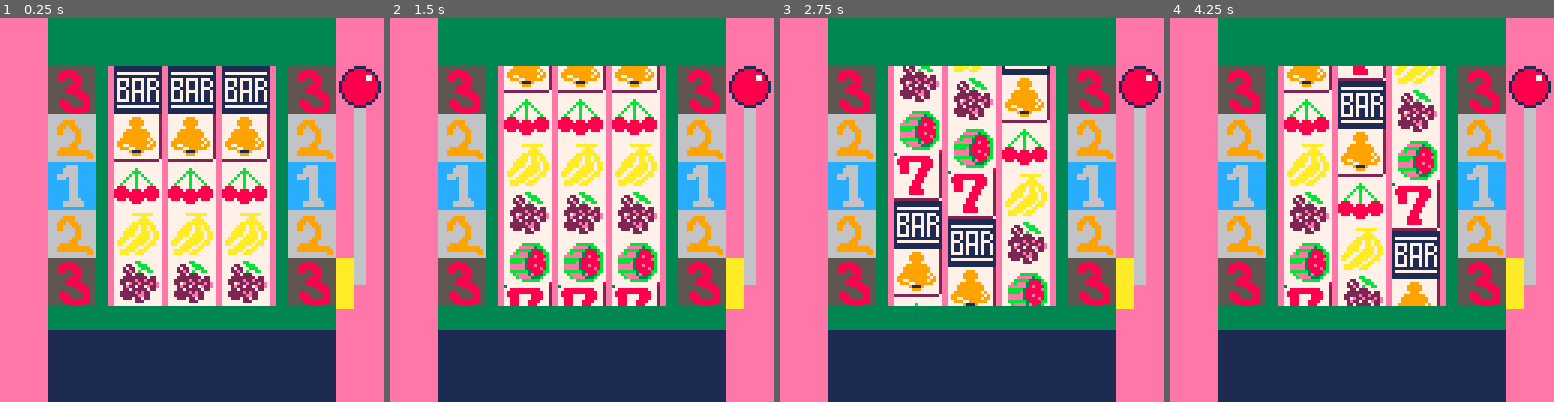
Above: before the commit, frames 1-4 (left to right).
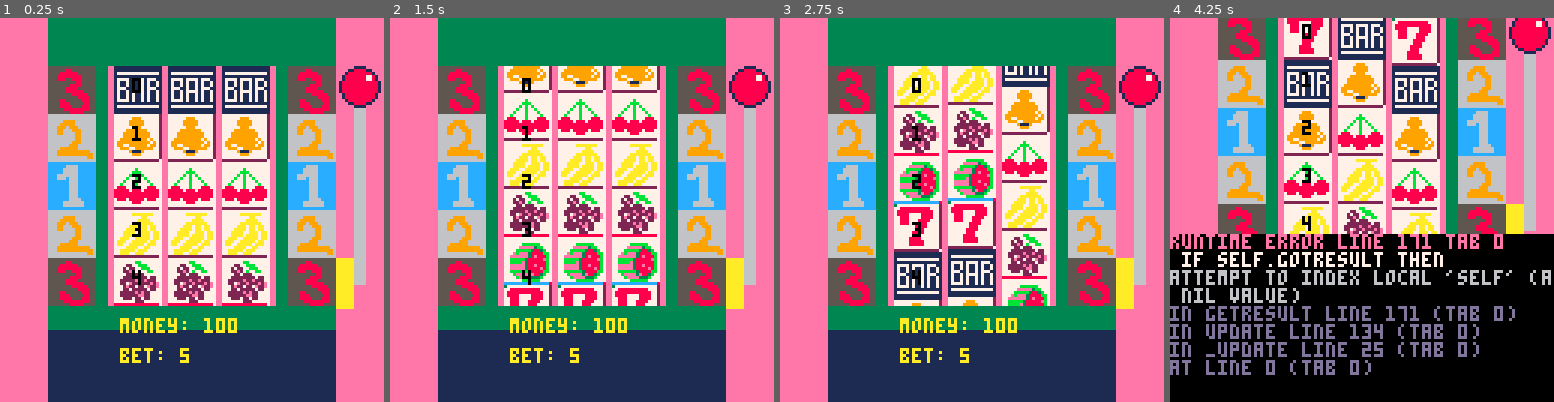
Above: after the commit, the same moments.

Repository: kjyong1983/pico8-slotmachine
Game: PICO-8 cartridge slot.p8
Same seed, same stepped clock (60 frames per second), same inputs: the game is played once before the commit and once after it.
Inputs:
- Up to frame 1 (0.25 s): no input
- Up to frame 2 (1.5 s): tap O (Z key) at 0.7 s
- Up to frame 3 (2.75 s): hold Right 1.6-2.1 s; tap O (Z key) at 1.7, 2.1, 2.5 s; hold Up 2.15-2.42 s; hold Right from 2.47 s (still down)
- Up to frame 4 (4.25 s): tap O (Z key) every 0.4 s from 2.9 to 4.1 s; release Right at 3.03 s; hold Left 3.08-3.58 s; hold Down 3.63-3.97 s; hold Right from 4.02 s (still down)

The runs differ from the first frame. In frame 1, 1.9% of the frame differs, in the area x 29-70%, y 15-90%; in frame 2, 2.1%; in frame 3, 16%; in frame 4, 75%, in the area x 0-100%, y 0-100%.
Error after the commit: runtime error line 171 tab 0; if self.gotresult then; attempt to index local 'self' (a nil value)

Commit message:
돈 추가, 슬롯 정렬

Diff:
--- a/slot.p8
+++ b/slot.p8
@@ -4,22 +4,33 @@
 --main
 
 function _init()
+
  slots = {
 		s1 = slot:new(38,1),
 		s2 = slot:new(56,1),
 		s3 = slot:new(74,1)
 	}
 
+ game:init()
  bg:init()
+ lever:init()
+ money:init()
+
+ debug:init()
 end
 
 function _update()
 
 	game:update()
+
  lever:update()
  for k,v in pairs(slots) do
   v:update()
  end
+
+ money:update()
+
+ debug:update()
 end
 
 
@@ -31,10 +42,10 @@
  end
 
  bg:draw()
-
  lever:draw()
-
--- debug:draw()
+ money:draw()
+
+ debug:draw()
 end
 -->8
 --slot
@@ -64,17 +75,27 @@
 	self.maxdy = 10
  self.spridx = _spridx
  self.isrolling = false
+ -- iswaitingforresult
+ self.iswaiting = false
+
+ self.gotresult=false
+
  setmetatable(self, slot)
  return self
 end
 
 function slot:start()
  self.isrolling = true
+ self.gotresult=false
 end
 
 function slot:stop()
  self.isrolling = false
-end
+ self.iswaiting = true
+
+ y1dsc=flrex(self.y,16)
+end
+
 function slot:update()
 
 	if self.isrolling == false then
@@ -104,6 +125,20 @@
  self.y = self.y + self.dy
  self.y2 = self.y2 + self.dy
 
+	if not self.isrolling and
+	       self.iswaiting then
+	 -- align slot
+  if self.y~=y1dsc then
+	  self.y = flr(self.y + 1)
+	  self.y2 = flr(self.y2 + 1)
+	 else
+ 	 printh('result: '..self.y)
+	  self.iswaiting=false
+	  self.getresult()
+	 end
+
+	end
+
  if	self.y > yend then
 	 self.y = ystart
  end
@@ -133,73 +168,100 @@
 	     2,2)
 	end
 
---	for i=1,7 do
---		sspr(-8+16*i, 0, 16, 16,
---	      self.x-16,
---	      self.y-sh+sh*i,
---	      sw, sh)
---	end
---
---	for i=1,7 do
---		sspr(-8+16*i, 0, 16, 16,
---	      self.x2-16,
---	      self.y2-sh+sh*i,
---	      sw, sh)
---	end
-
-end
-
+end
+
+function slot:getresult()
+ if self.gotresult then
+  return
+ end
+
+ self.gotresult=true
+
+ -- get 3 points, get flag
+ checkx=self.x+6
+
+ checky={}
+ for i=0,4 do
+  checky[i+1]=20+i*16
+ end
+
+-- checky1=20
+-- checky2=60
+-- checky3=90
+-- checky4=90
+-- checky5=90
+
+ r1=fget(self.x, checky[1])
+ r2=fget(self.x, checky[2])
+ r3=fget(self.x, checky[3])
+ r4=fget(self.x, checky[4])
+ r5=fget(self.x, checky[5])
+
+ printh('r1: '..r1)
+ printh('r2: '..r2)
+ printh('r3: '..r3)
+ printh('r4: '..r4)
+ printh('r5: '..r5)
+
+end
 -->8
 --game
 
-state = {}
 game = {}
-
 started = false
 phase = 'end'
-
 pressed = false
 
-money = 100
-
 function game:init()
 
 end
 
 function game:update()
+
+-- printh('game update phase: '..game.phase..' '..time())
 
  if not btn(4) then
   pressed = false
+--  printh('not btn4')
  end
 
  if btn(4) then
-
+--  printh('btn4 1')
   if pressed == true then
    return
   end
 
+--  printh('btn4 2')
   pressed = true
 
-  if started == false then
+  if not started then
+   printh('game start')
 	  started = true
 	  phase = '1'
 	  for k,v in pairs(slots) do
-	   --todo: start in order
 				v:start()
 	  end
 
-	 elseif phase == '1' then
+  elseif phase == '1' then
+   printh('game 1')
 	  slots.s1:stop()
 	  phase = '2'
 	 elseif phase == '2' then
+   printh('game 2')
 	  slots.s2:stop()
 	  phase = '3'
 
 	 elseif phase == '3' then
+   printh('game 3')
 	  slots.s3:stop()
 	  phase = 'end'
 	  started = false
 	 end
+…(5 lines of a section not shown)…
  end
 
 end
@@ -266,15 +328,69 @@
 
 debug={}
 function debug:init()
-
+ printh("----------")
+ printh("debug:init")
+ printh("----------")
+-- testmod()
 end
 
 function debug:update()
-
+-- adjustslot()
+
+end
+
+function adjustslot()
+ if btnp(0) then
+  slots.s1.y -= 1
+ end
+
+ if btnp(1) then
+  slots.s1.y += 1
+ end
+
+ if btnp(2) then
+  slots.s2.y -= 1
+ end
+
+ if btnp(3) then
+  slots.s2.y += 1
+ end
 end
 
 function debug:draw()
-
+-- testslot()
+testslotpos()
+
+end
+
+function testslotpos()
+	x1=44
+	y1=20
+ cursor(x1, y1)
+ print('0',x1,y1,0)
+
+	x1=44
+	y1=36
+ cursor(x1, y1)
+ print('1',x1,y1,0)
+
+	x1=44
+	y1=52
+ cursor(x1, y1)
+ print('2',x1,y1,0)
+
+	x1=44
+	y1=68
+ cursor(x1, y1)
+ print('3',x1,y1,0)
+
+	x1=44
+	y1=84
+ cursor(x1, y1)
+ print('4',x1,y1,0)
+end
+
+function testslot()
  s1y=slots.s1.y
  s1y2=slots.s1.y2
 
@@ -290,39 +406,68 @@
 
  d3=s3y2-s3y
 
-	print("s1y : "..s1y, 10, 10)
-	print("s1y2: "..s1y2, 10, 20)
-
-	print("d1: "..d1, 10, 30)
-
-	print("s2y : "..s2y, 10, 40)
-	print("s2y2: "..s2y2, 10, 50)
-
-	print("d2: "..d2, 10, 60)
-
-	print("s3y : "..s3y, 10, 70)
-	print("s3y2: "..s3y2, 10, 80)
-
-	print("d3: "..d3, 10, 90)
+	print("s1y : "..s1y, 0, 0)
+	print("s1y2: "..s1y2, 0, 10)
+
+	print("d1: "..d1, 0, 20)
+
+	print("s2y : "..s2y, 0, 30)
+	print("s2y2: "..s2y2, 0, 40)
+
+	print("d2: "..d2, 0, 50)
+
+	print("s3y : "..s3y, 0, 60)
+	print("s3y2: "..s3y2, 0, 70)
+
+	print("d3: "..d3, 0, 80)
+
+ print("flr s1y: "..flr(s1y),
+ 0, 90, 0)
+
+ mod=flr(s1y) % 16
+ print("mod: "..mod,
+ 0,95,0)
+
+ is16= (mod~=0)
+ print(is16,
+ 0,100,0)
+end
+
+function testmod()
+	for i=0,128,0.1 do
+	 mod = flr(i%16)
+--	 mod = i%16
+	 is16=mod==0
+
+  if is16 then
+	 result=i.." is "..tostring(is16)
+	 printh(result)
+  end
+
+	end
 
 end
 -->8
 --lever
 
 lever={}
-lever.y=15
-lever.top=15
-lever.bottom=80
-
-function lever.update()
- if btn(4) then
+
+function lever:init()
+ lever.y=15
+ lever.top=15
+ lever.bottom=80
+end
+
+function lever:update()
+ if btn(4) and
+    phase=='1' then
   lever.y = lever.bottom
  else
   lever.y = lever.top
  end
 end
 
-function lever.draw()
+function lever:draw()
  rectfill
   (112+6, lever.bottom+8,
    112+9, lever.y+8, 6)
@@ -330,6 +475,83 @@
   (112, lever.bottom,
    112+5, lever.bottom+16,10)
  spr(67,112,lever.y,2,2)
+end
+-->8
+-- converts anything to string, even nested tables
+function tostring(any)
+    if type(any)=="function" then
+        return "function"
+    end
+    if any==nil then
+        return "nil"
+    end
+    if type(any)=="string" then
+        return any
+    end
+    if type(any)=="boolean" then
+        if any then return "true" end
+        return "false"
+    end
+    if type(any)=="table" then
+        local str = "{ "
+        for k,v in pairs(any) do
+            str=str..tostring(k).."->"..tostring(v).." "
+        end
+        return str.."}"
+    end
+    if type(any)=="number" then
+        return ""..any
+    end
+    return "unkown" -- should never show
+end
+-->8
+--utility
+
+-- flr with num
+function flrex(num,div)
+	local q = num / div
+	q = flr(q)
+	printh("q: "..q)
+	printh("div*q: "..div*q)
+	return div*q
+end
+-->8
+--money
+
+money={}
+function money:init()
+ money.value=100
+ money.mul=1
+ money.maxmul=10
+ --current game
+ money.bet=5
+end
+
+function money:update()
+ if phase~='end' then
+  return
+ end
+
+ -- up and down
+ if btnp(2) then
+  money.mul=money.mul+1
+  if self.mul>self.maxmul then
+   money.mul=money.maxmul
+  end
+ end
+
+ if btnp(3) then
+  money.mul=money.mul-1
+		if money.mul<1 then
+		 money.mul=1
+		end
+ end
+
+end
+
+function money:draw()
+ print("money: "..money.value, 40, 100)
+ print("bet: "..money.bet*money.mul, 40, 110)
 end
 __gfx__
 00000000377777777777777211111111111111117777777777777772777777777777777777777777777777777777777777777777777777777777777700000000
@@ -347,7 +569,7 @@
 0000000077777888887777721111111111111111777779111977777278887888887888777777aaaa77aa77777722222200227777777b000030883b7700000000
 00000000777778888877777217777777777777717777779997777772777777888777777777aaaaa7aaa7777777722272272277777777b0000333b77700000000
 00000000777777777777777211111111111111117777777777777772777777777777777777aaa77aaa7777777777777222777777777777bbbbbb777700000000
-00000000222222222222222711111111111111112222222222222227777777777777777777777777777777777777777777777777777777777777777800000000
+00000000222222222222222711111111111111112222222222222227222222222222222722222222222222278888888888888887ccccccccccccccc800000000
 00000000cccccccccccccccc66666666666666665555555555555555000000000000000000000000000000000000000000000000000000000000000000000000
 00000000cccccc6666cccccc66666666666666665555558855555555000000000000000000000000000000000000000000000000000000000000000000000000
 00000000ccccc66666cccccc66666999966666665555888888555555000000000000000000000000000000000000000000000000000000000000000000000000
